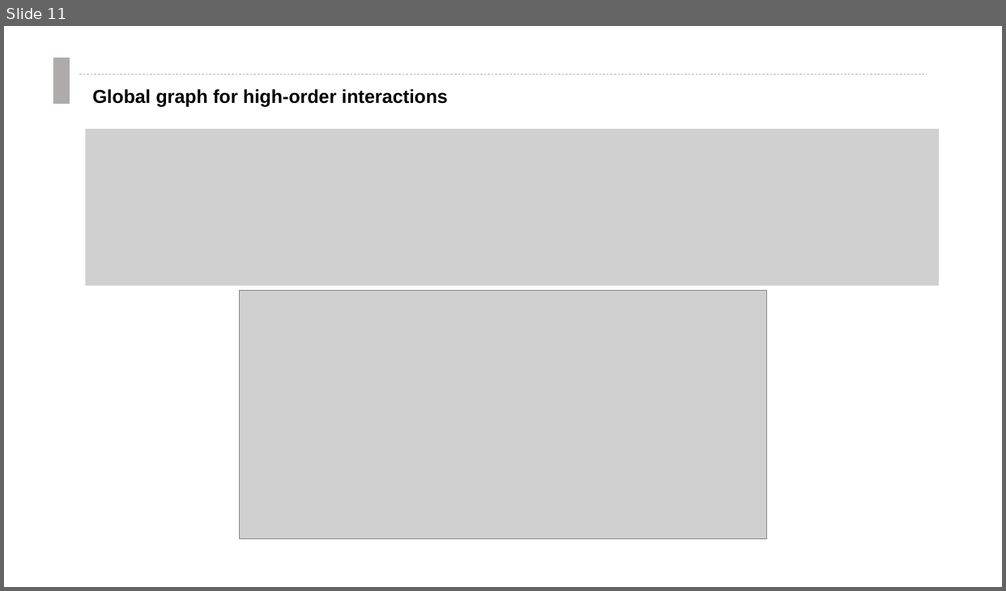
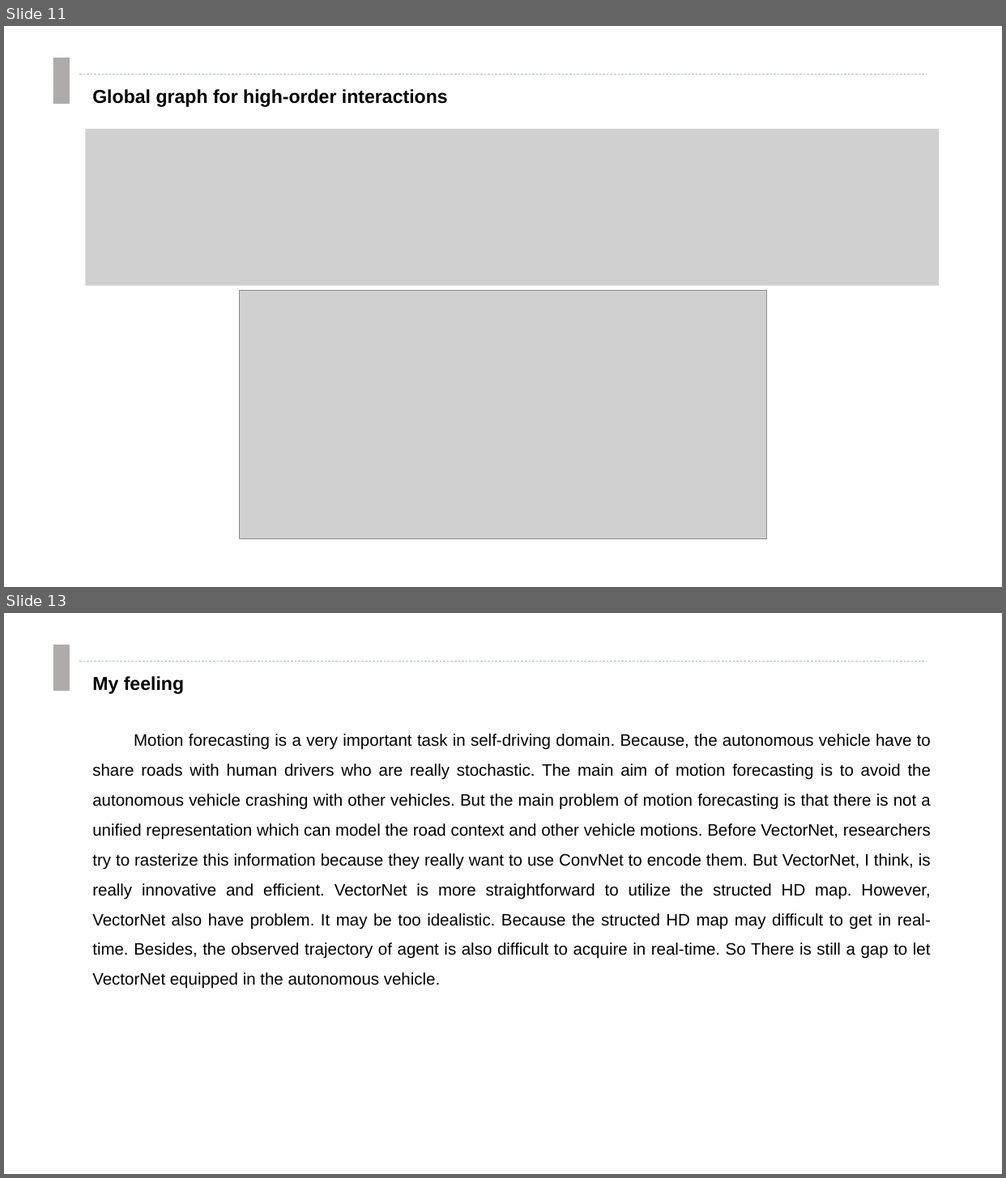
Before and after one commit to clownrat6/VectorNet, a slide deck: material/presentation.pptx. Shown one above the other, each under a label of ours: slide 11 before the commit, slides 11 and 13 after it; the slides between them are not shown. The pictures are 1006x591 and 1006x1178 pixels, drawn with LibreOffice and Linux fonts; fonts in the diff are those of the drawing; grey boxes stand for pictures. Boxes give left, top, right and bottom in pixels: in the first picture for what was removed or moved away, otherwise in the second. Text is boxed around its words. In the diff, an @@ line names an element or a change of style, - is before the commit and + after.

```diff
--- a/material/presentation.pptx
+++ b/material/presentation.pptx
@@ slide 13 added at (x1=4, y1=613, x2=1002, y2=1174), background #FFFFFF @@
@@ rectangle added at (x1=53, y1=645, x2=70, y2=691), fill #AFABAB @@
@@ line added from (79, 661) to (927, 661), #ADB9CA 0.5 pt dashed @@
@@ text added at (x1=92, y1=676, x2=184, y2=694), 18 pt, text #000000, bold @@
+My feeling
@@ text added at (x1=92, y1=734, x2=931, y2=989), 16 pt, text #000000 @@
+Motion forecasting is a very important task in self-driving domain. Because, the autonomous vehicle have to share roads with human drivers who are really stochastic. The main aim of motion forecasting is to avoid the autonomous vehicle crashing with other vehicles. But the main problem of motion forecasting is that there is not a unified representation which can model the road context and other vehicle motions. Before VectorNet, researchers try to rasterize this information because they really want to use ConvNet to encode them. But VectorNet, I think, is really innovative and efficient. VectorNet is more straightforward to utilize the structed HD map. However, VectorNet also have problem. It may be too idealistic. Because the structed HD map may difficult to get in real-time. Besides, the observed trajectory of agent is also difficult to acquire in real-time. So There is still a gap to let VectorNet equipped in the autonomous vehicle.
```
Also in this commit, not shown: 1 other slide added, 1 other file.
